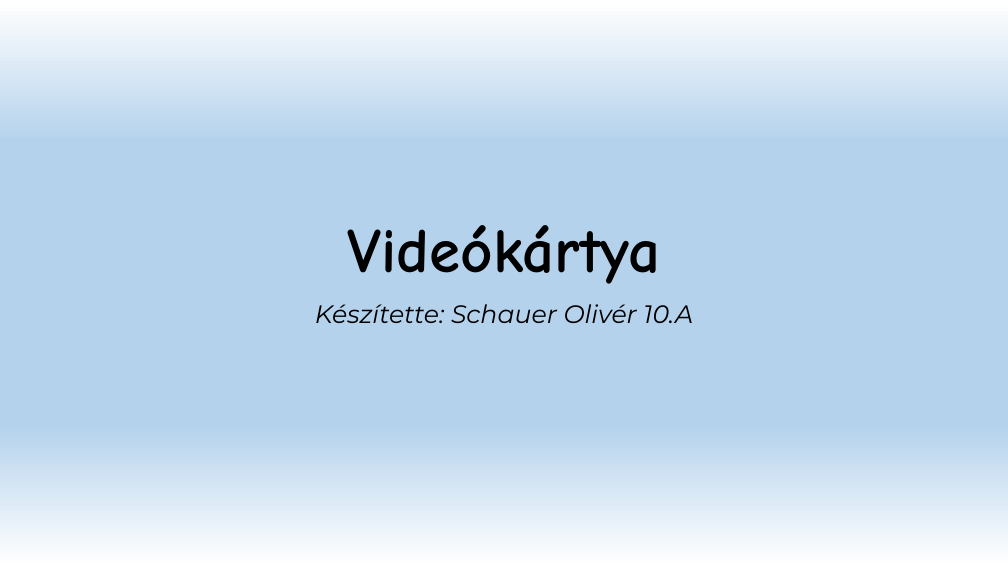
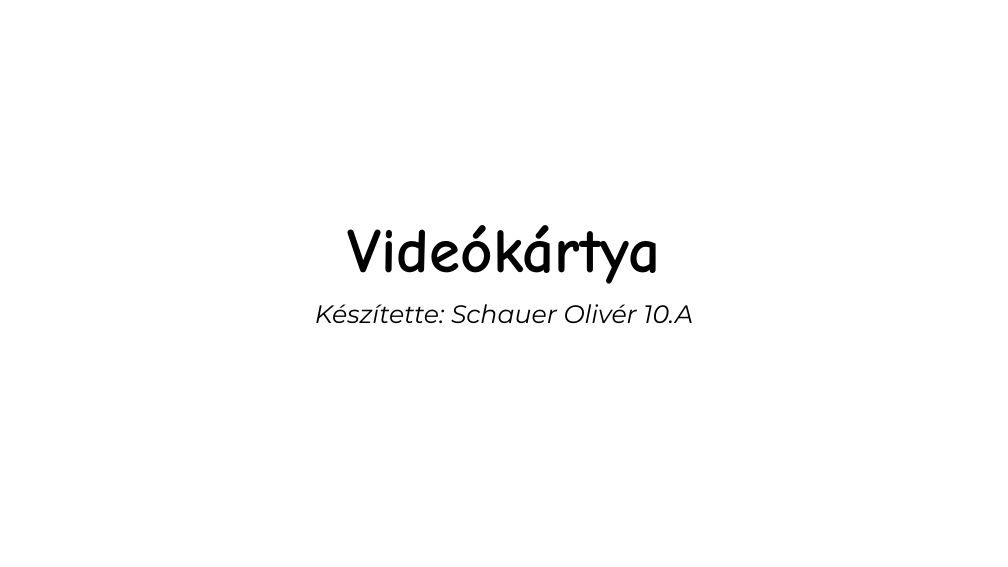
Before and after one commit to Sauher/SchauerRepo, a slide deck: slide 1 of Videókártya.pptx. Drawn at 1008x567 pixels with LibreOffice and Linux fonts; fonts in the diff are those of the drawing; background and template pictures are left out. Boxes give left, top, right and bottom in pixels: in the first picture for what was removed or moved away, otherwise in the second. Text is boxed around its words. In the diff, an @@ line names an element or a change of style, - is before the commit and + after.

```diff
--- a/Videókártya.pptx
+++ b/Videókártya.pptx
@@ background gradient #FFFFFF to #B5D2EC to picture (left out) @@
```
Also in this commit, not shown: 5 other slides changed, 1 slide added, 1 slide removed.
